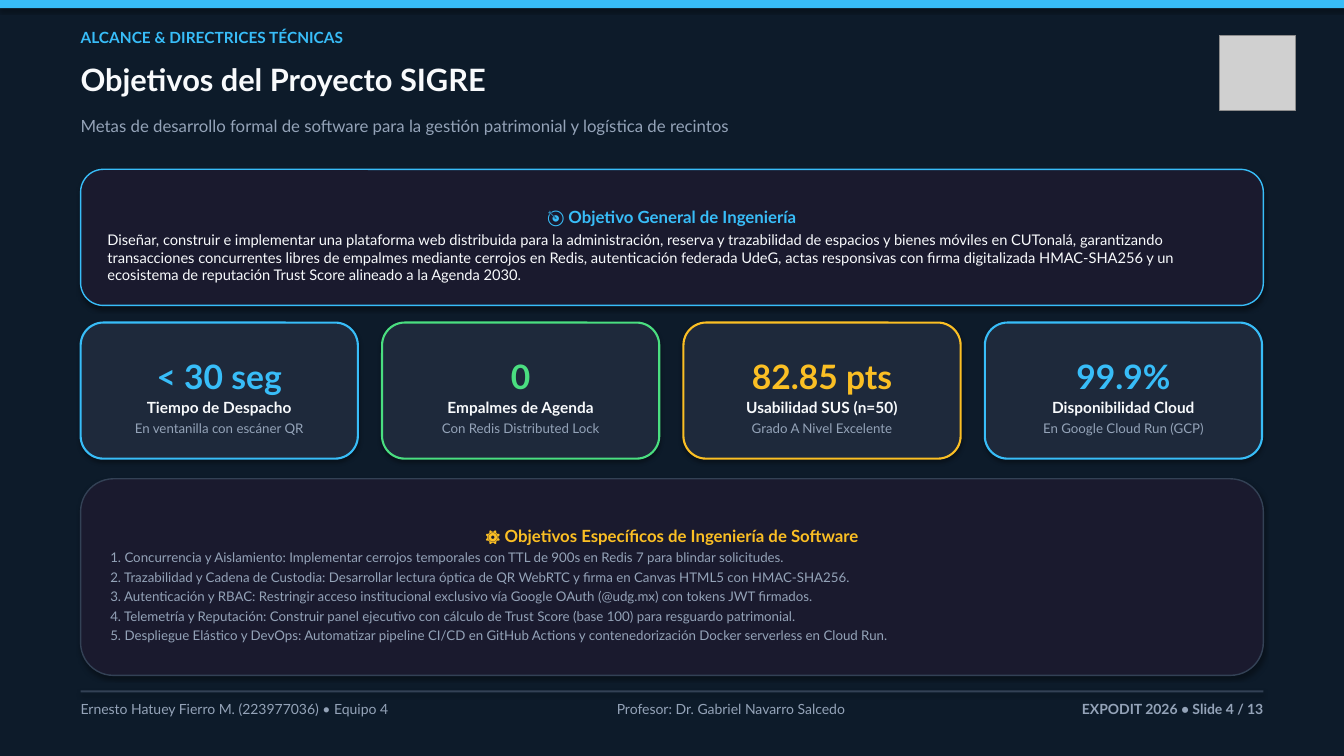
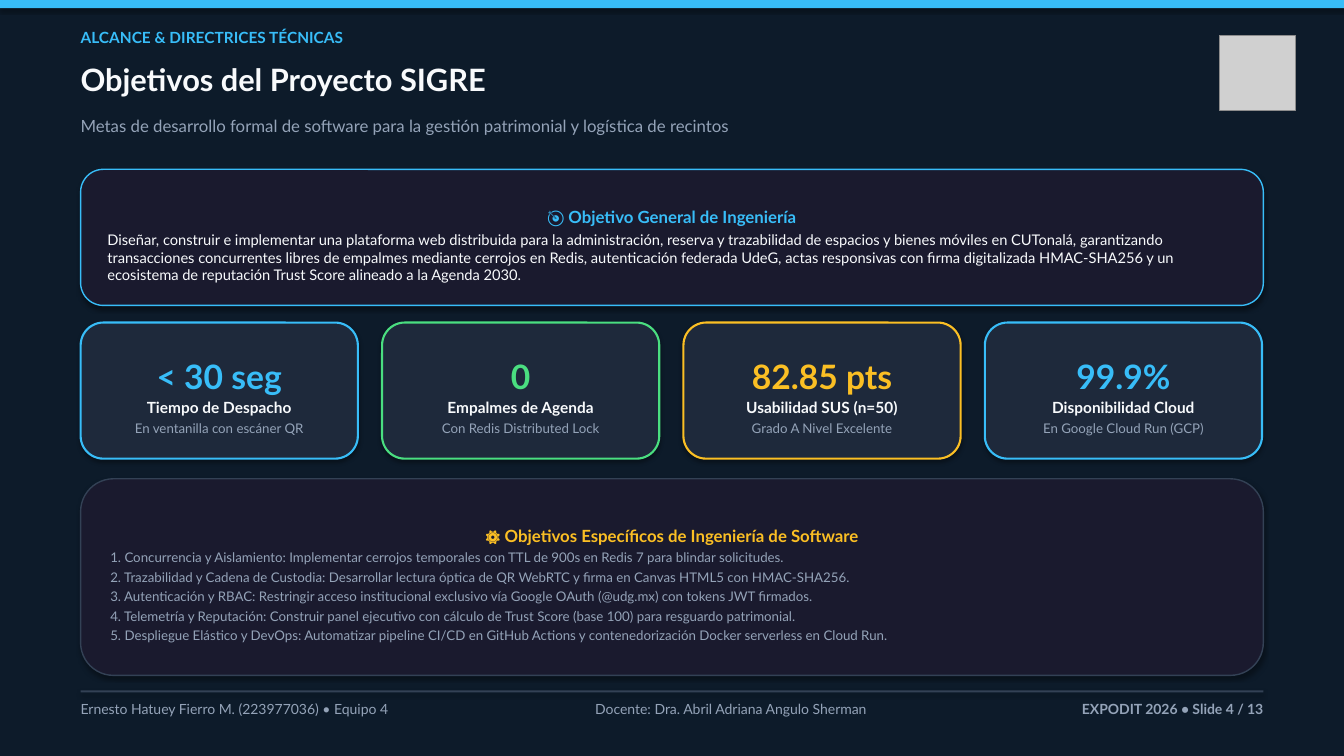
Before and after one commit to ErnestoFM/Inversion, a slide deck: slide 4 of docs/Presentacion_ExpoDIT_SIGRE.pptx. Drawn at 1344x756 pixels with LibreOffice and Linux fonts; fonts in the diff are those of the drawing; grey boxes stand for pictures. Boxes give left, top, right and bottom in pixels: in the first picture for what was removed or moved away, otherwise in the second. Text is boxed around its words. In the diff, an @@ line names an element or a change of style, - is before the commit and + after.

Commit message:
fix(expodit): actualizar docente a Dra. Abril Sherman, omitir materia y validar ODS 2030

```diff
--- a/docs/Presentacion_ExpoDIT_SIGRE.pptx
+++ b/docs/Presentacion_ExpoDIT_SIGRE.pptx
@@ text at [595,703,867,717]: text changed @@
-Profesor: Dr. Gabriel Navarro Salcedo
+Docente: Dra. Abril Adriana Angulo Sherman
```
Also in this commit, not shown: 12 other slides changed, 5 other files.
